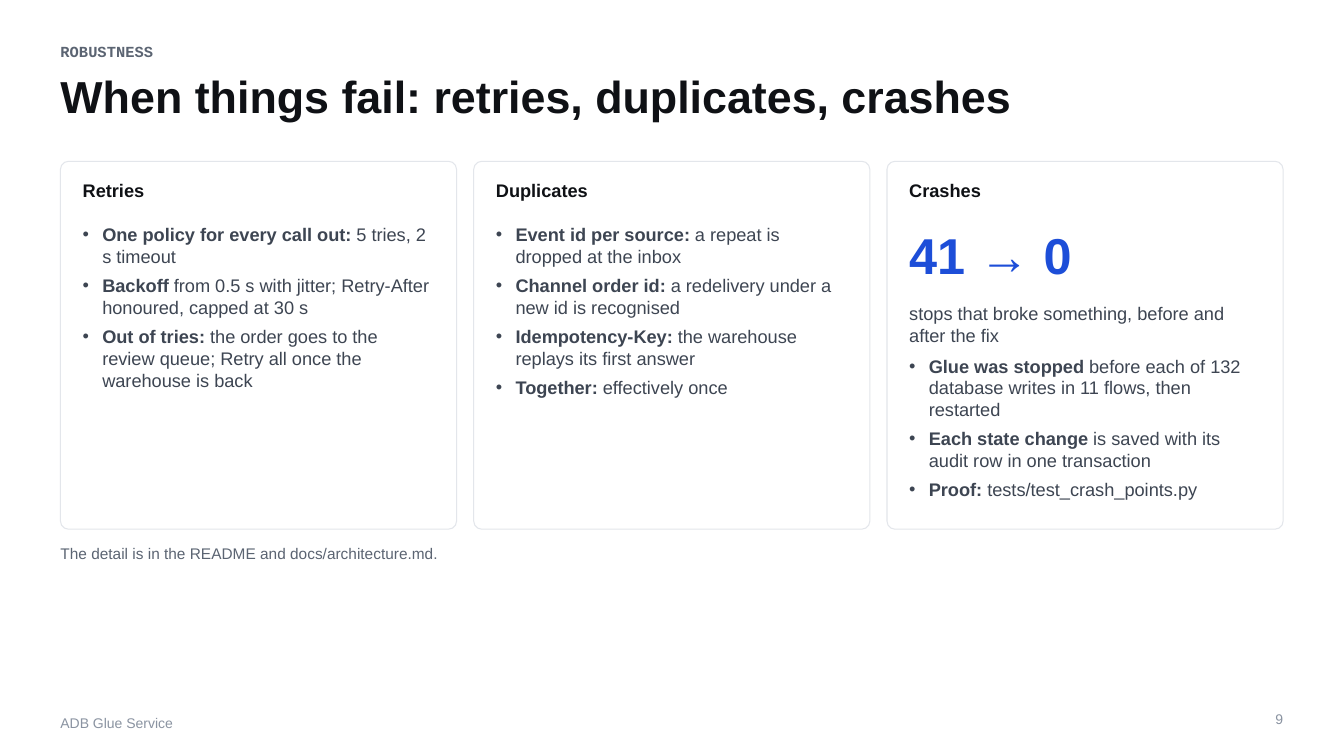
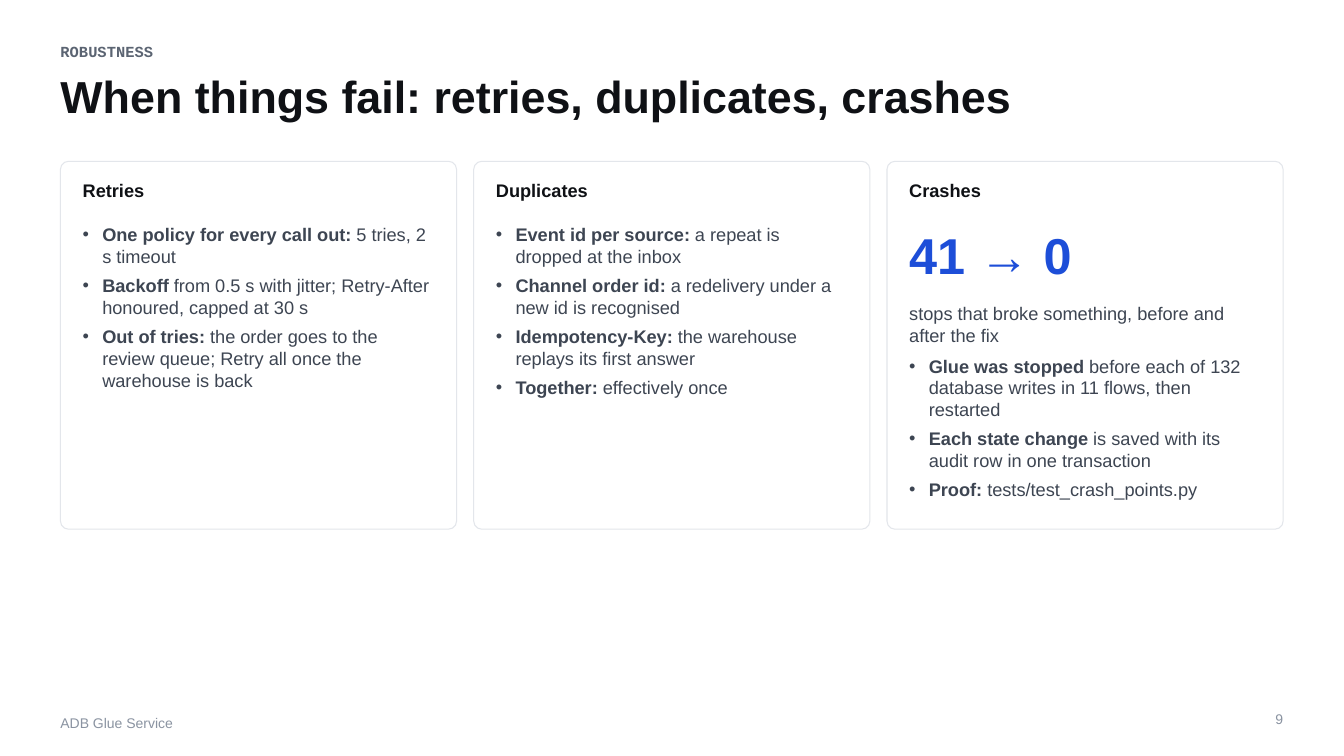
Before and after one commit to PantelimonGulie/adb-glue-service, a slide deck: slide 9 of docs/presentation/ADB-Glue-Service.pptx. Drawn at 1344x756 pixels with LibreOffice and Linux fonts; fonts in the diff are those of the drawing. Boxes give left, top, right and bottom in pixels: in the first picture for what was removed or moved away, otherwise in the second. Text is boxed around its words. In the diff, an @@ line names an element or a change of style, - is before the commit and + after.

```diff
--- a/docs/presentation/ADB-Glue-Service.pptx
+++ b/docs/presentation/ADB-Glue-Service.pptx
@@ text removed at bbox=[60, 548, 437, 559] @@
-The detail is in the README and docs/architecture.md.
```
Also in this commit, not shown: 8 other slides changed, 1 slide added, 1 slide removed, 29 other files.
